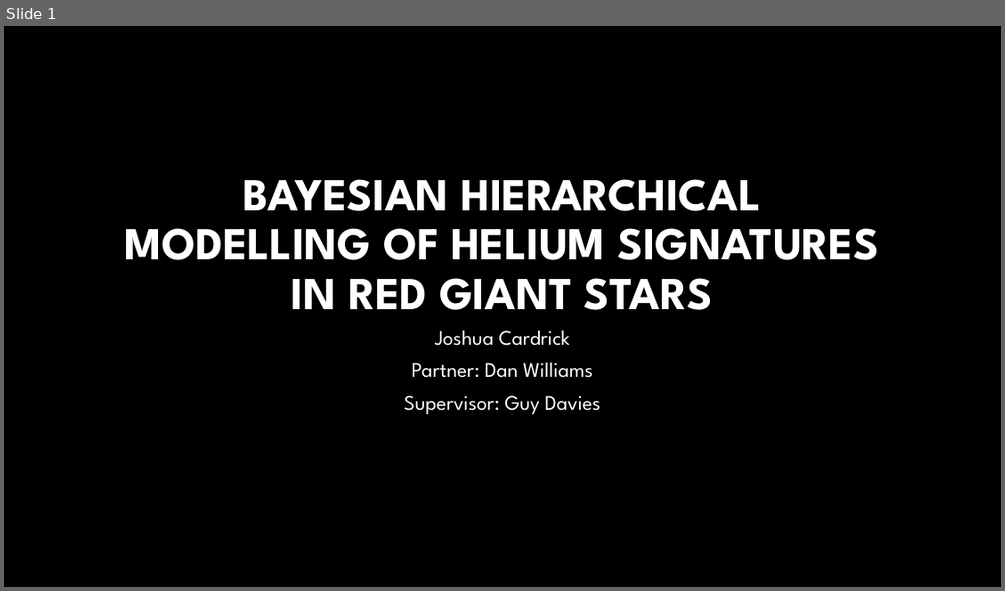
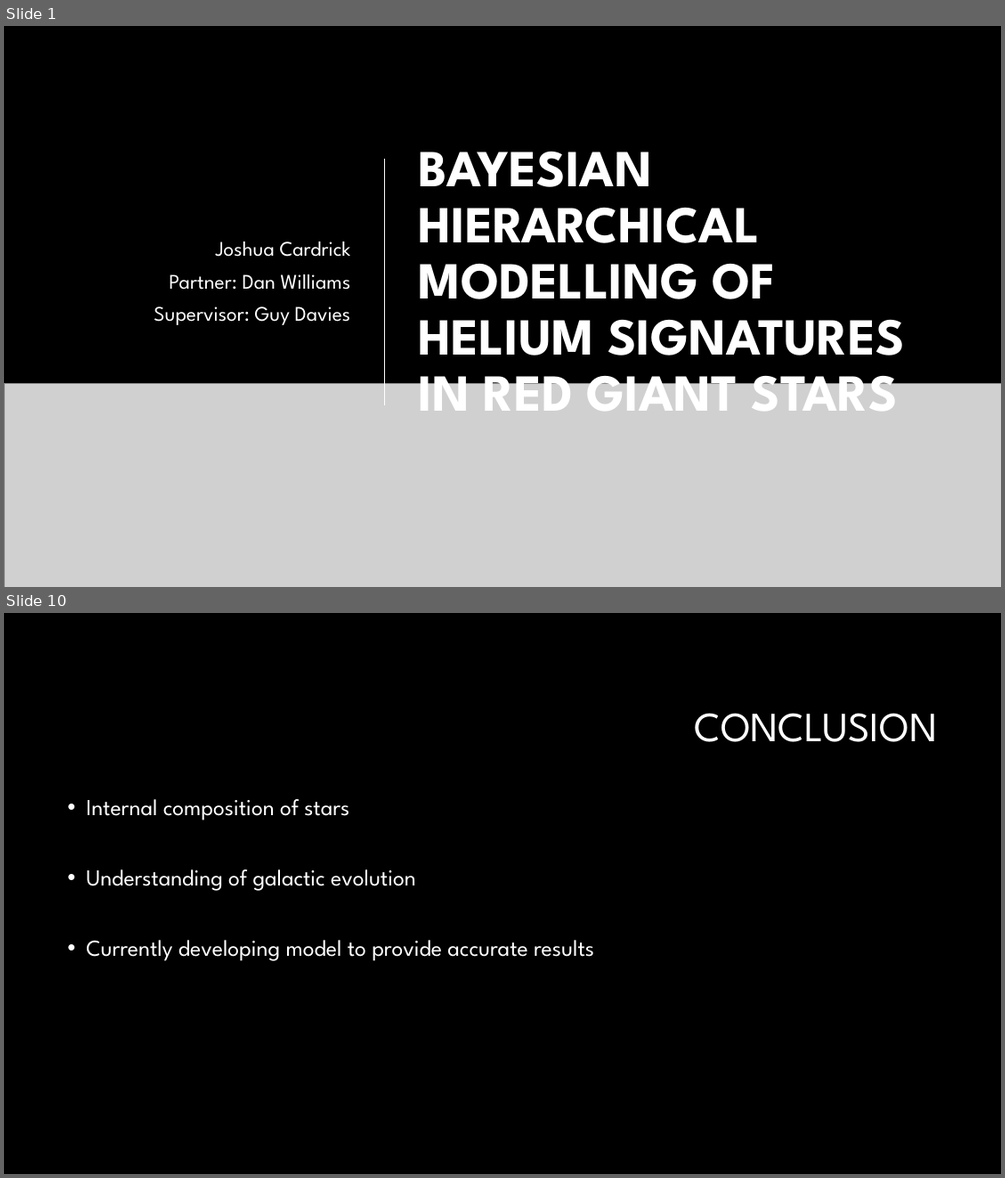
Before and after one commit to daw538/y4project, a slide deck: JoshFiles/Seminar.pptx. Shown one above the other, each under a label of ours: slide 1 before the commit, slides 1 and 10 after it; the slides between them are not shown. The pictures are 1005x591 and 1005x1178 pixels, drawn with LibreOffice and Linux fonts; fonts in the diff are those of the drawing; grey boxes stand for pictures; background and template pictures are left out. Boxes give left, top, right and bottom in pixels: in the first picture for what was removed or moved away, otherwise in the second. Text is boxed around its words. In the diff, an @@ line names an element or a change of style, - is before the commit and + after.

```diff
--- a/JoshFiles/Seminar.pptx
+++ b/JoshFiles/Seminar.pptx
@@ slide 10 added at box(4, 613, 1001, 1174), background #000000 @@
@@ title added at box(695, 713, 938, 742), 40 pt, text #FFFFFF @@
+CONCLUSION
@@ text added at box(86, 799, 594, 961), 22 pt, text #FFFFFF @@
+• Internal composition of stars
+• Understanding of galactic evolution
+• Currently developing model to provide accurate results
@@ slide 1 changed as well @@
@@ subtitle "Joshua Cardrick": place and size @@
-subtitle "Joshua Cardrick" at box(404, 330, 601, 414)
+subtitle "Joshua Cardrick" at box(154, 241, 351, 325)
@@ subtitle "Joshua Cardrick" at box(154, 241, 351, 325): alignment centre to right; vertical alignment top to middle @@
@@ title "BAYESIAN HIERARCHICAL MODELLING OF HELIUM ...": place and size @@
-title "BAYESIAN HIERARCHICAL MODELLING OF HELIUM ..." at box(125, 179, 879, 310)
+title "BAYESIAN HIERARCHICAL MODELLING OF HELIUM ..." at box(419, 151, 905, 410)
@@ title "BAYESIAN HIERARCHICAL MODELLING OF HELIUM ..." at box(419, 151, 905, 410): size 44 to 50 pt; alignment centre to left; vertical alignment bottom to middle @@
@@ line added from (385, 159) to (385, 405), #FFFFFF 1.25 pt @@
@@ picture added at box(4, 384, 1001, 587) @@
```
Also in this commit, not shown: 2 other slides changed, 6 other slides added, 4 other files.
